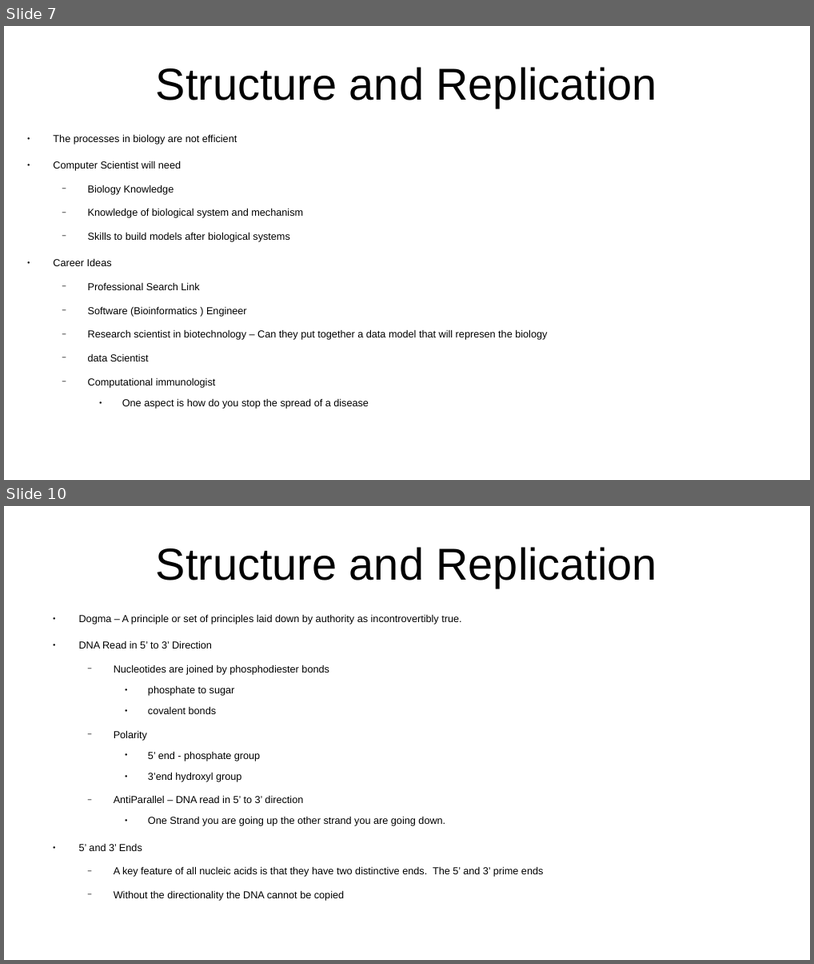
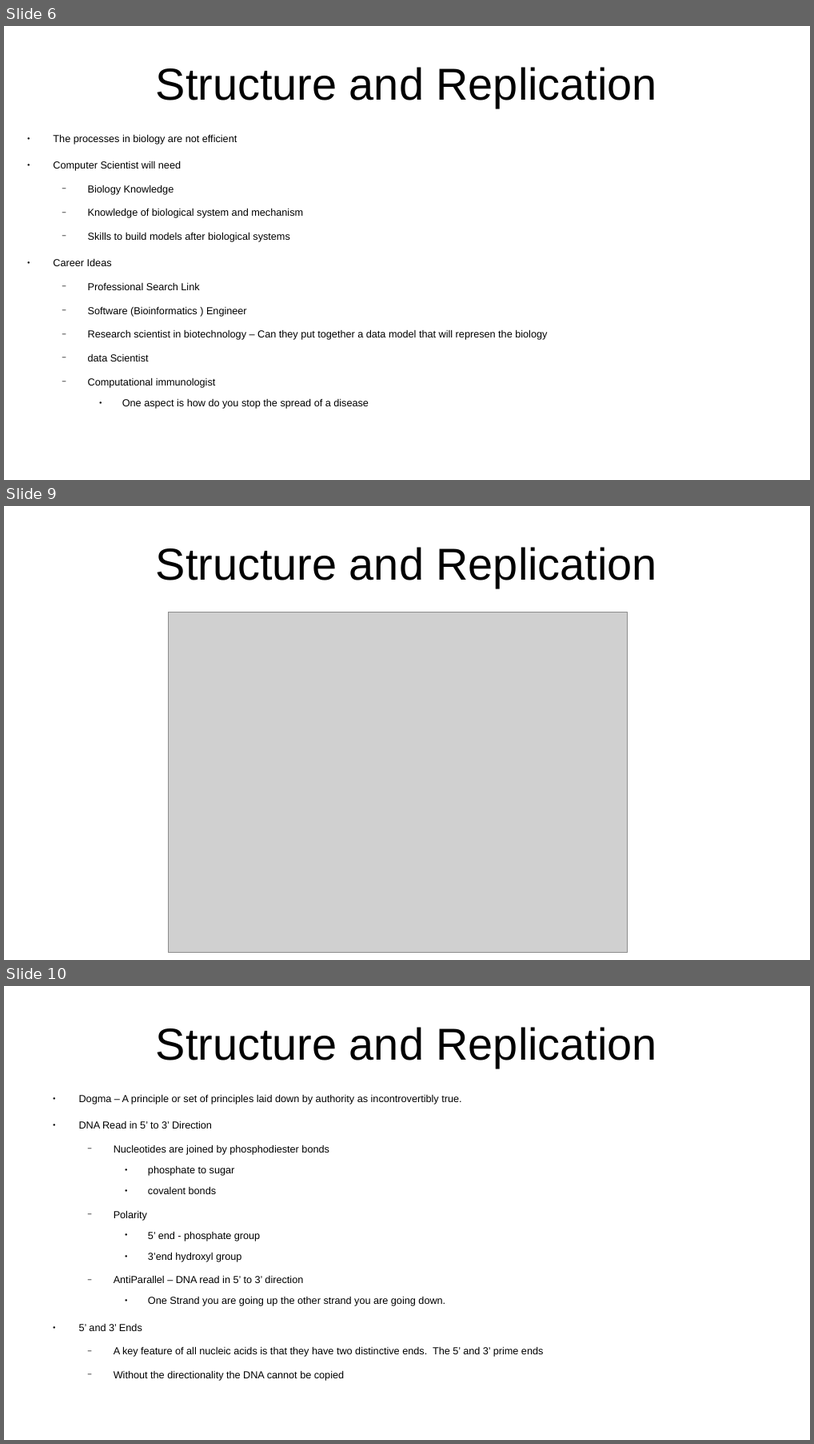
Before and after one commit to CharlesStockman/notesFromCourses, a slide deck: bioinformatics/CS-3000 – Bioinformatics.odp. Shown one above the other, each under a label of ours: slides 7 and 10 before the commit, slides 6, 9 and 10 after it; the slides between them are not shown. The pictures are 814x964 and 814x1444 pixels, drawn with LibreOffice and Linux fonts; fonts in the diff are those of the drawing; grey boxes stand for pictures. Boxes give left, top, right and bottom in pixels: in the first picture for what was removed or moved away, otherwise in the second. Text is boxed around its words. In the diff, an @@ line names an element or a change of style, - is before the commit and + after.

```diff
--- a/bioinformatics/CS-3000 – Bioinformatics.odp
+++ b/bioinformatics/CS-3000 – Bioinformatics.odp
@@ slide 9 added at (4,506,810,960), background #FFFFFF @@
@@ title added at (156,547,658,588), 44 pt, text #000000 @@
+Structure and Replication
@@ picture added at (168,612,627,952) @@
@@ what was slide 7 is now slide 6 @@
```
Also in this commit, not shown: 5 slides changed, 1 other slide added, 1 slide removed, 15 other files.
